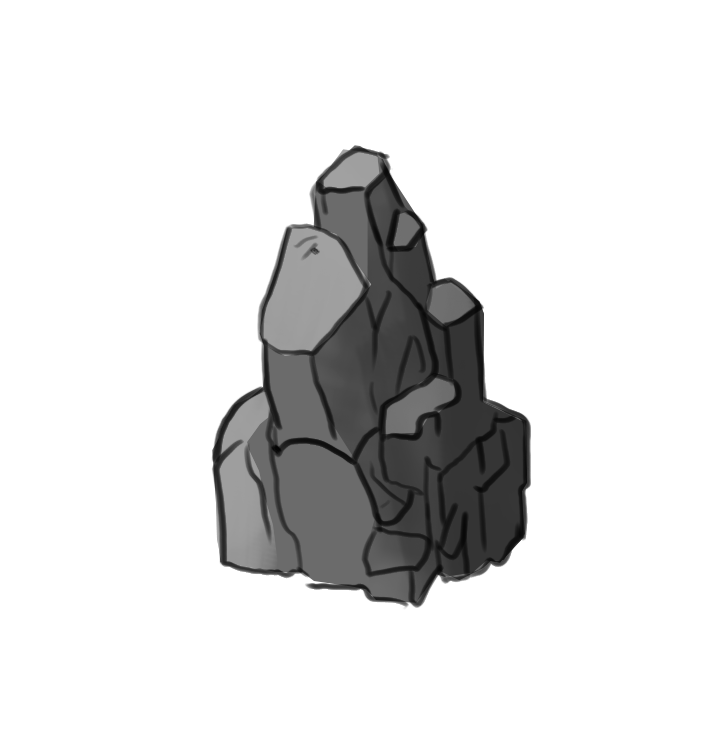
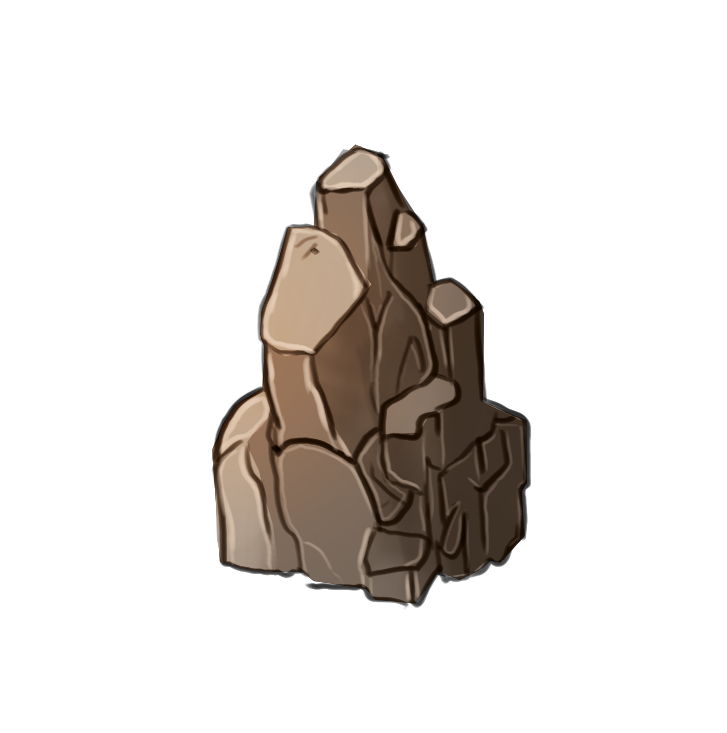
Layer changes from the first 727×733 image to the second:
added layer "Calque 7" above "Calque 6" over (216, 149, 527, 602)
added layer "Calque 6" (overlay) above "Calque 5" over (212, 144, 527, 604)
added layer "Calque 5" (color) above "Calque 4" over (212, 144, 527, 604)
